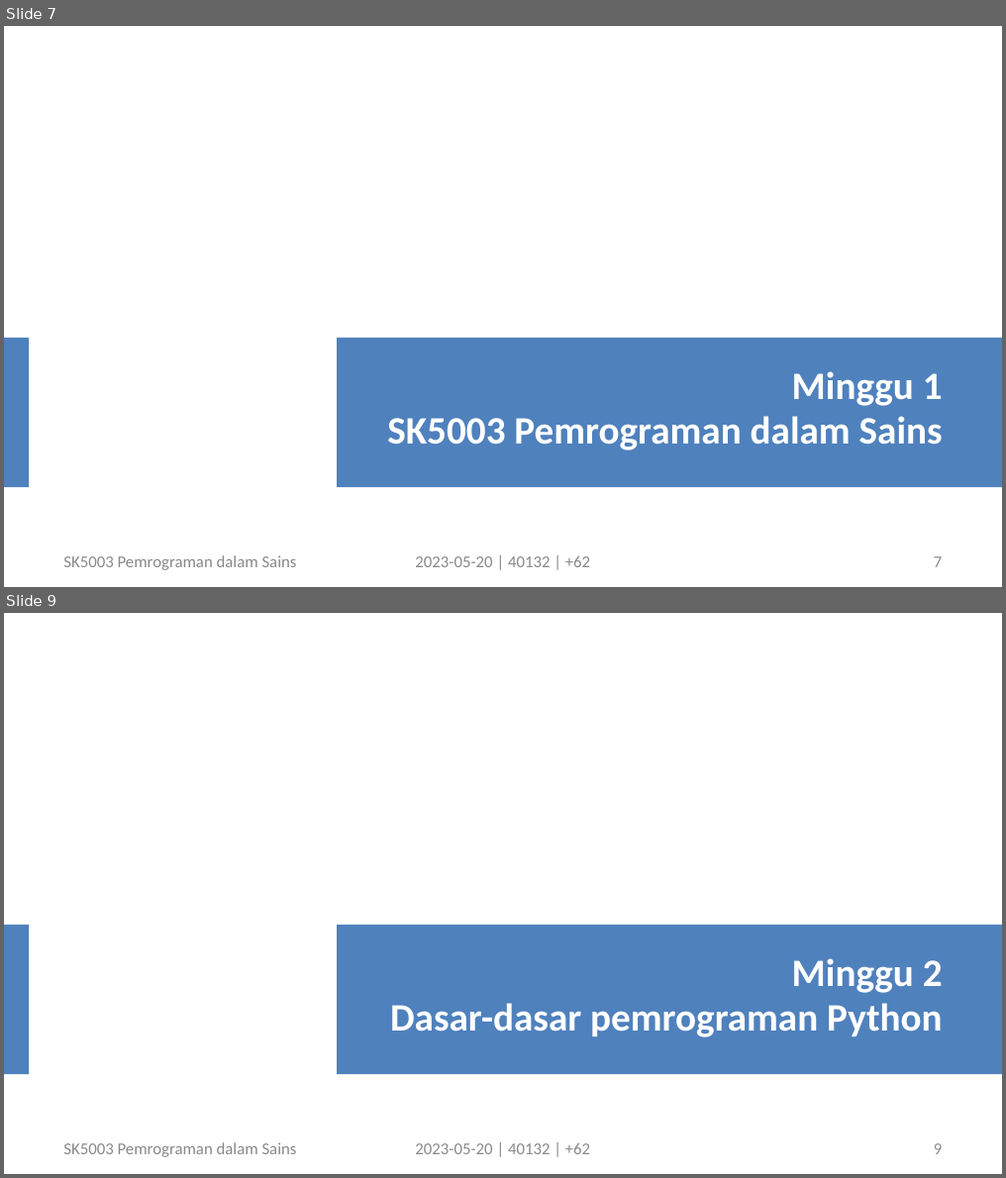
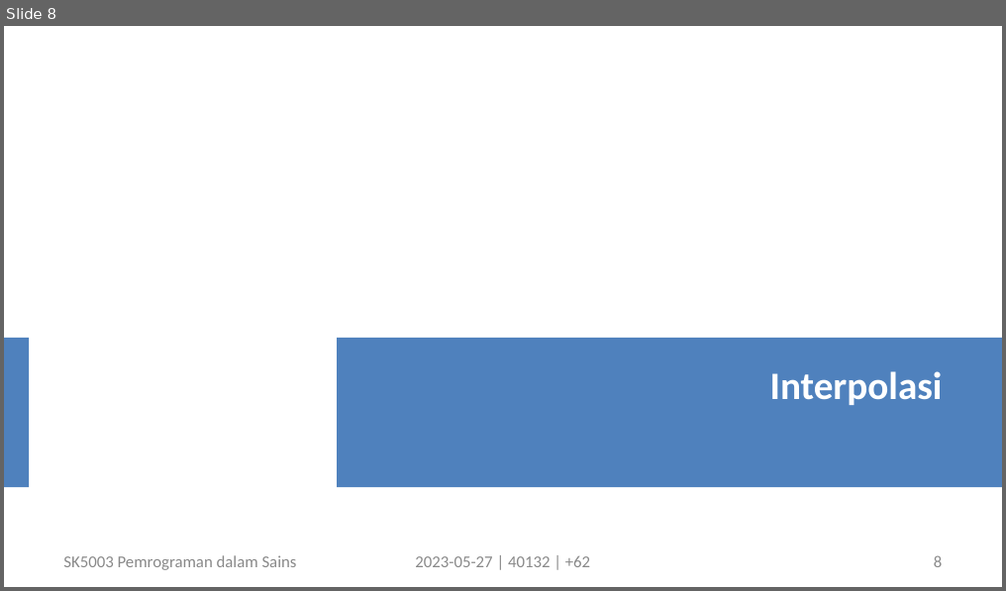
Before and after one commit to dudung/sk5003-02-2022-2, a slide deck: note/10/sk5003_w10_empirical_model_20230527_v0.pptx. Shown one above the other, each under a label of ours: slides 7 and 9 before the commit, slide 8 after it; the slides between them are not shown. The pictures are 1006x1178 and 1006x591 pixels, drawn with LibreOffice and Linux fonts; fonts in the diff are those of the drawing. Boxes give left, top, right and bottom in pixels: in the first picture for what was removed or moved away, otherwise in the second. Text is boxed around its words. In the diff, an @@ line names an element or a change of style, - is before the commit and + after.

```diff
--- a/note/10/sk5003_w10_empirical_model_20230527_v0.pptx
+++ b/note/10/sk5003_w10_empirical_model_20230527_v0.pptx
@@ slide 9 removed at [4,613,1002,1174], background #FFFFFF; not listed: 2 template elements that a slide beside it also shows @@
@@ text removed at [390,959,943,1038] @@
-Minggu 2
-Dasar-dasar pemrograman Python
@@ text removed at [63,1143,297,1157] @@
-SK5003 Pemrograman dalam Sains
@@ text removed at [415,1144,590,1155] @@
-2023-05-20 | 40132 | +62
@@ page number removed at [934,1144,942,1155] @@
-9
@@ what was slide 7 is now slide 8 @@
@@ slide 8 changed as well @@
@@ text at [770,372,943,405]: text changed @@
-Minggu 1
-SK5003 Pemrograman dalam Sains
+Interpolasi
@@ text at [415,557,590,568]: text changed @@
-2023-05-20 | 40132 | +62
+2023-05-27 | 40132 | +62
@@ page number at [934,556,942,568]: text changed @@
-7
+8
```
Also in this commit, not shown: 11 other slides changed, 1 slide added, 10 other slides removed.
